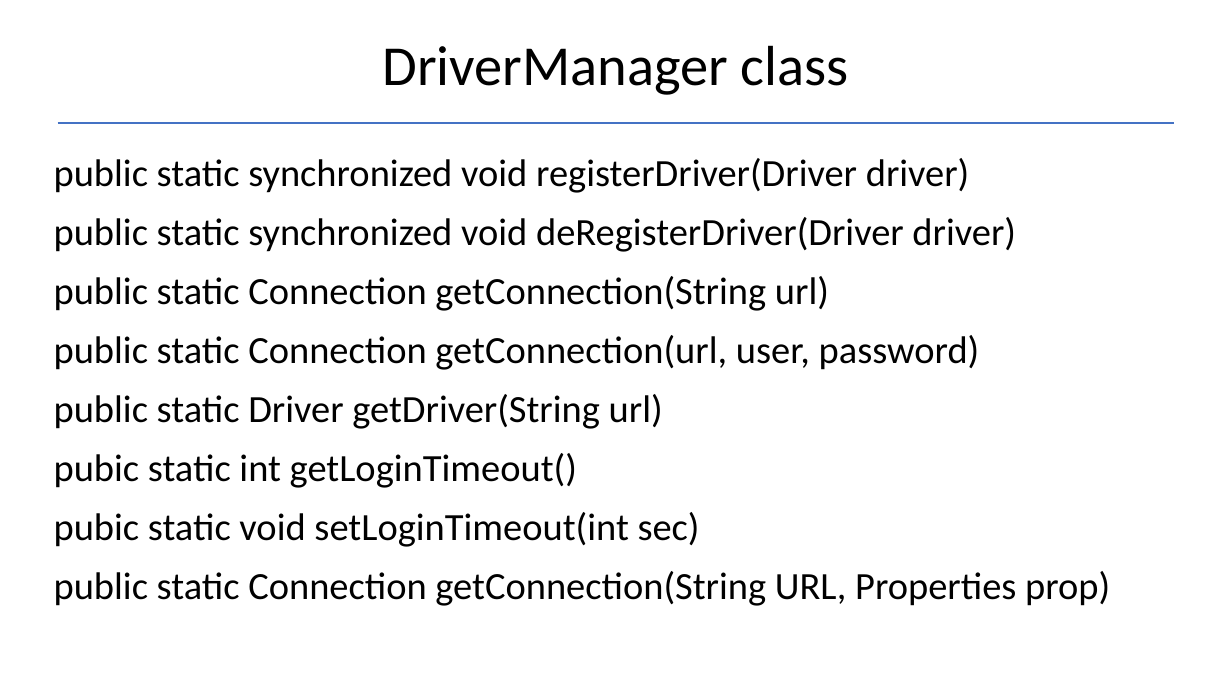
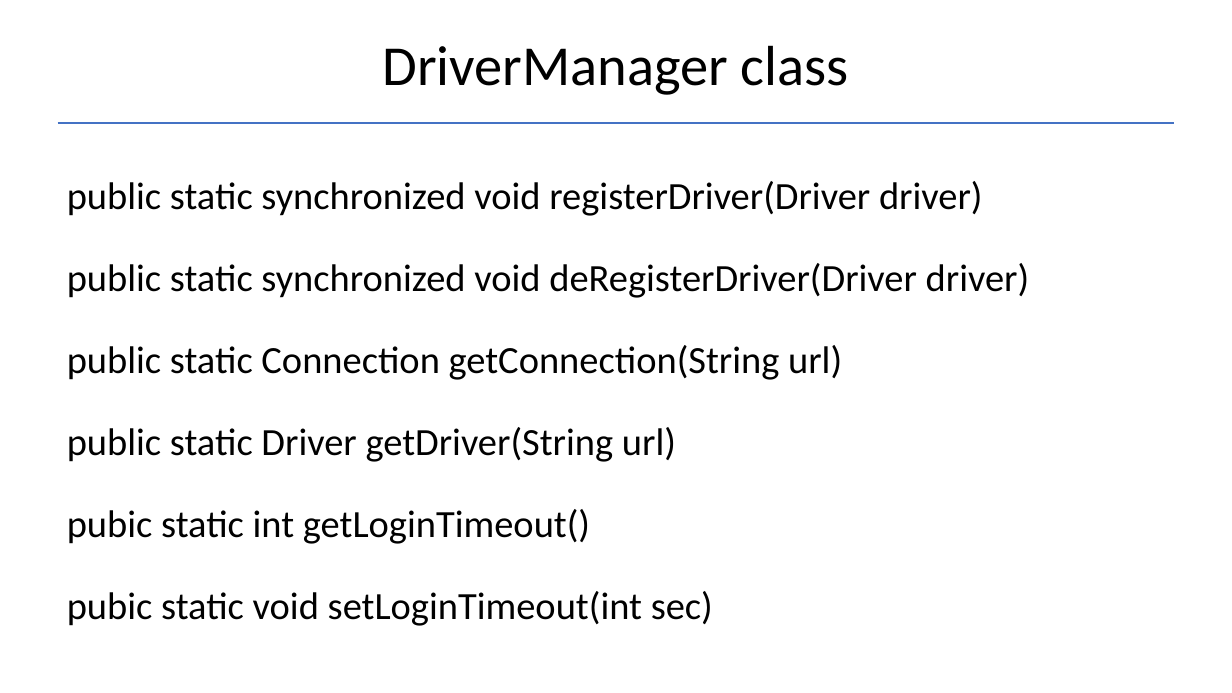
Before and after one commit to Garnik94/Levelup_presentations, a slide deck: slide 6 of JDBC/JDBC_Presentation.pptx (slide 5 before the commit). Drawn at 1232x693 pixels with LibreOffice and Linux fonts; fonts in the diff are those of the drawing. Boxes give left, top, right and bottom in pixels: in the first picture for what was removed or moved away, otherwise in the second. Text is boxed around its words. In the diff, an @@ line names an element or a change of style, - is before the commit and + after.

```diff
--- a/JDBC/JDBC_Presentation.pptx
+++ b/JDBC/JDBC_Presentation.pptx
@@ text "public static synchronized void registerDriver(Driver ...": place and size @@
-text "public static synchronized void registerDriver(Driver ..." at box(54, 158, 1110, 606)
+text "public static synchronized void registerDriver(Driver ..." at box(67, 181, 1030, 626)
@@ text "public static synchronized void registerDriver(Driver ..." at box(67, 181, 1030, 626): line spacing 1 to 1.5 @@
@@ text at box(54, 335, 980, 370): paragraph removed @@
-public static Connection getConnection(url, user, password)
@@ text at box(54, 571, 1110, 606): paragraph removed @@
-public static Connection getConnection(String URL, Properties prop)
```
Also in this commit, not shown: 11 other slides changed, 2 slides added, 4 other files.
